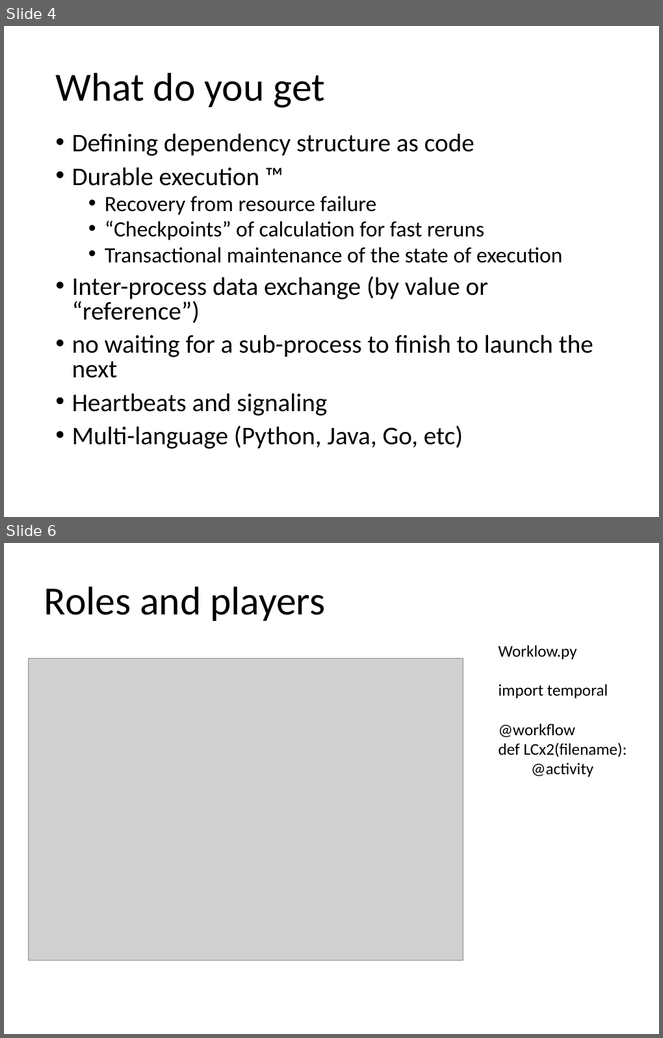
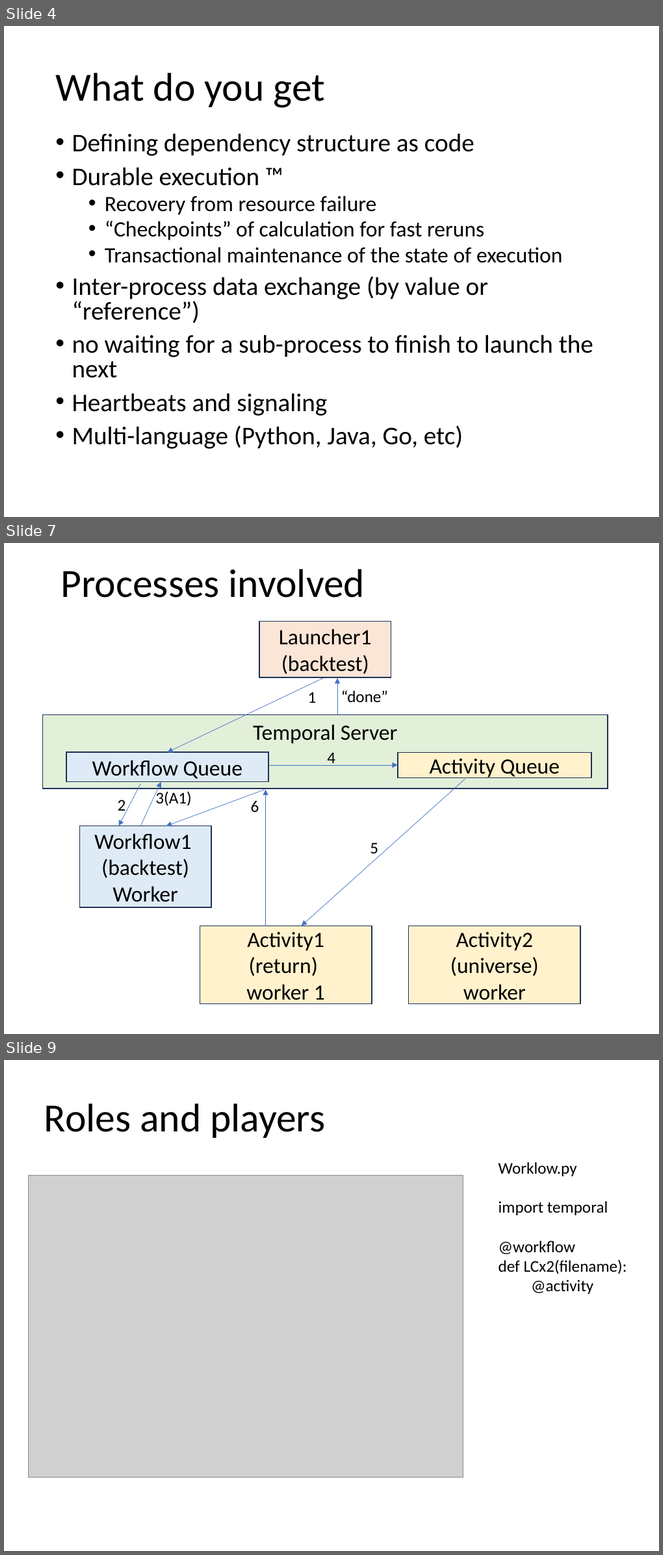
Before and after one commit to zconsult/am_temporal, a slide deck: Temporal.pptx. Shown one above the other, each under a label of ours: slides 4 and 6 before the commit, slides 4, 7 and 9 after it; the slides between them are not shown. The pictures are 663x1038 and 663x1555 pixels, drawn with LibreOffice and Linux fonts; fonts in the diff are those of the drawing; grey boxes stand for pictures. Boxes give left, top, right and bottom in pixels: in the first picture for what was removed or moved away, otherwise in the second. Text is boxed around its words. In the diff, an @@ line names an element or a change of style, - is before the commit and + after.

```diff
--- a/Temporal.pptx
+++ b/Temporal.pptx
@@ slide 7 added at bbox=[4, 543, 659, 1034], background #FFFFFF @@
@@ title added at bbox=[61, 569, 365, 598], 44 pt, text #000000 @@
+Processes involved
@@ rectangle added at bbox=[259, 622, 391, 678], fill #FBE5D6, outline #1E3256 1 pt, 24 pt, text #000000 @@
+Launcher1
+(backtest)
@@ arrow added from (324, 678) to (167, 753), #4472C4 0.5 pt @@
@@ arrow added from (337, 715) to (337, 678), #4472C4 0.5 pt @@
@@ text added at bbox=[308, 692, 317, 703], 18 pt, text #000000 @@
+1
@@ text added at bbox=[341, 691, 388, 702], 18 pt, text #000000 @@
+“done”
@@ rectangle added at bbox=[42, 715, 607, 789], fill #E2F0D9, outline #1E3256 1 pt, 24 pt, text #000000 @@
+Temporal Server
@@ rectangle added at bbox=[66, 753, 269, 782], fill #DEEBF7, outline #1E3256 1 pt, 24 pt, text #000000 @@
+Workflow Queue
@@ text added at bbox=[327, 752, 336, 766], 18 pt, text #000000 @@
+4
@@ rectangle added at bbox=[398, 753, 592, 778], fill #FFF2CC, outline #1E3256 1 pt, 24 pt, text #000000 @@
+Activity Queue
@@ arrow added from (269, 765) to (398, 765), #4472C4 0.5 pt @@
@@ arrow added from (141, 784) to (118, 826), #4472C4 0.5 pt @@
@@ arrow added from (141, 826) to (161, 782), #4472C4 0.5 pt @@
@@ text added at bbox=[155, 791, 191, 806], 18 pt, text #000000 @@
+3(A1)
@@ arrow added from (265, 790) to (166, 826), #4472C4 0.5 pt @@
@@ arrow added from (265, 927) to (265, 790), #4472C4 0.5 pt @@
@@ arrow added from (466, 780) to (302, 927), #4472C4 0.5 pt @@
@@ text added at bbox=[118, 800, 126, 815], 18 pt, text #000000 @@
+2
@@ text added at bbox=[251, 801, 259, 812], 18 pt, text #000000 @@
+6
@@ rectangle added at bbox=[79, 826, 211, 907], fill #DEEBF7, outline #1E3256 1 pt, 24 pt, text #000000 @@
+Workflow1
+(backtest) Worker
@@ text added at bbox=[370, 843, 378, 858], 18 pt, text #000000 @@
+5
@@ rectangle added at bbox=[200, 927, 371, 1005], fill #FFF2CC, outline #1E3256 1 pt, 24 pt, text #000000 @@
+Activity1
+(return)
+worker 1
@@ rectangle added at bbox=[409, 927, 581, 1005], fill #FFF2CC, outline #1E3256 1 pt, 24 pt, text #000000 @@
+Activity2
+(universe)
+worker
@@ what was slide 6 is now slide 9 @@
```
Also in this commit, not shown: 1 slide changed, 2 other slides added.
